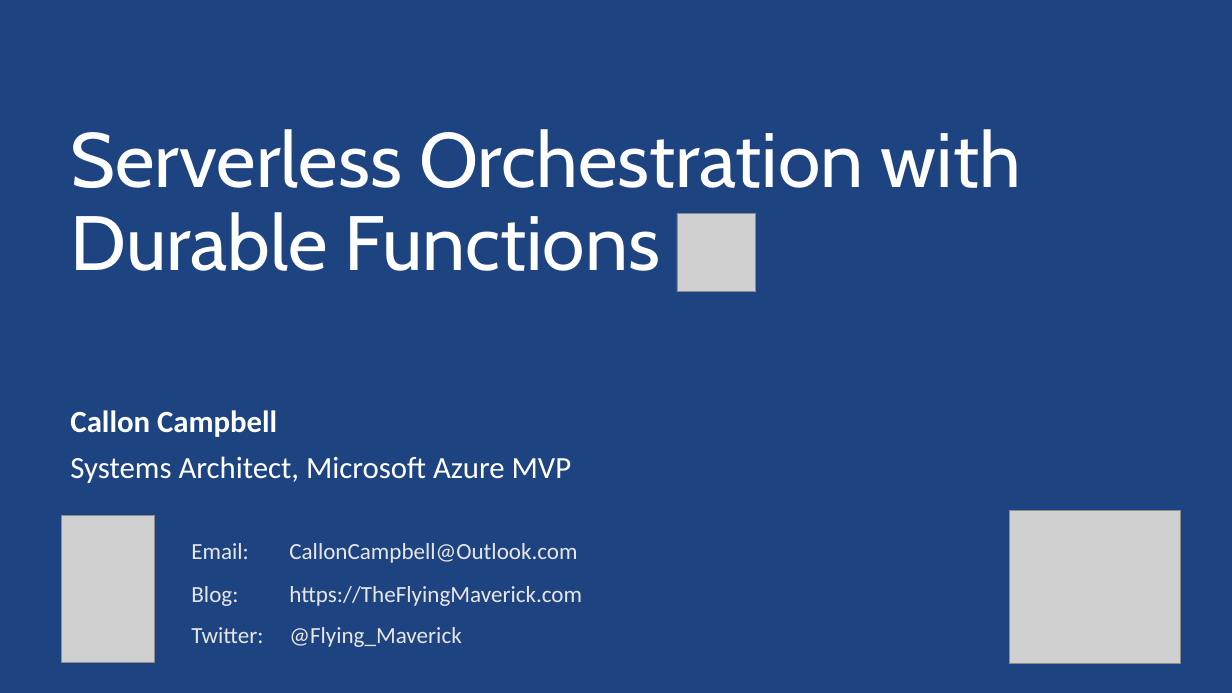
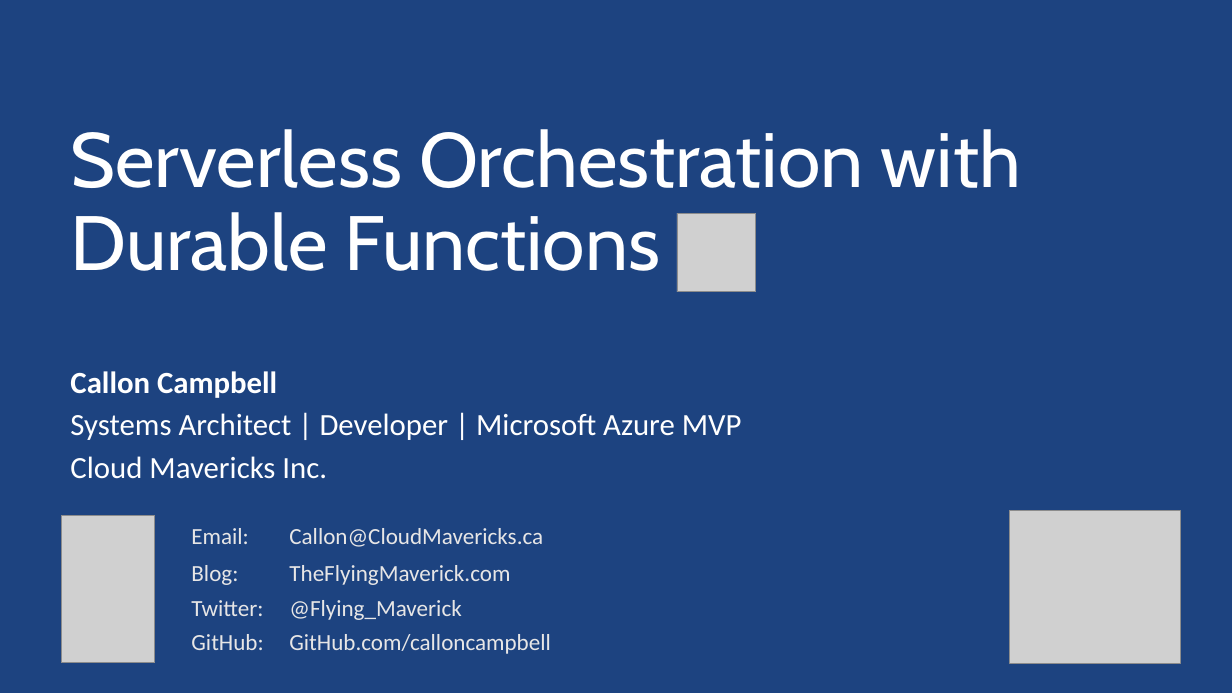
Before and after one commit to calloncampbell/2019-GlobalAzureBootcamp-Azure-DurableFunctions-Demos, a slide deck: slide 1 of docs/Serverless Orchestration with Durable Functions.pptx. Drawn at 1232x693 pixels with LibreOffice and Linux fonts; fonts in the diff are those of the drawing; grey boxes stand for pictures. Boxes give left, top, right and bottom in pixels: in the first picture for what was removed or moved away, otherwise in the second. Text is boxed around its words. In the diff, an @@ line names an element or a change of style, - is before the commit and + after.

```diff
--- a/docs/Serverless Orchestration with Durable Functions.pptx
+++ b/docs/Serverless Orchestration with Durable Functions.pptx
@@ text "Callon Campbell" moved from (x1=70, y1=410, x2=572, y2=483) to (x1=70, y1=371, x2=742, y2=479) @@
@@ text at (x1=70, y1=371, x2=277, y2=398): line spacing 0.9 to 0.8 @@
@@ text at (x1=70, y1=413, x2=742, y2=479): text changed @@
-Systems Architect, Microsoft Azure MVP
+Systems Architect | Developer | Microsoft Azure MVP
+Cloud Mavericks Inc.
@@ table at (x1=182, y1=518, x2=733, y2=660) @@
-row 1, column 2: CallonCampbell@Outlook.com
+row 1, column 2: Callon@CloudMavericks.ca
-row 2, column 2: https://TheFlyingMaverick.com
+row 2, column 2: TheFlyingMaverick.com
+row 4: GitHub: | GitHub.com/calloncampbell
@@ table resized from (x1=182, y1=533, x2=733, y2=653) to (x1=182, y1=518, x2=733, y2=660) @@
```
Also in this commit, not shown: 1 other slide changed.
